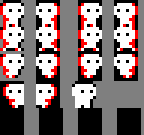
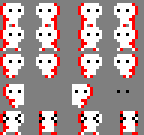
Layers edited between the first and the second 144x135 image:
painted on "Capa 2 #4" over [0, 0, 141, 135]
